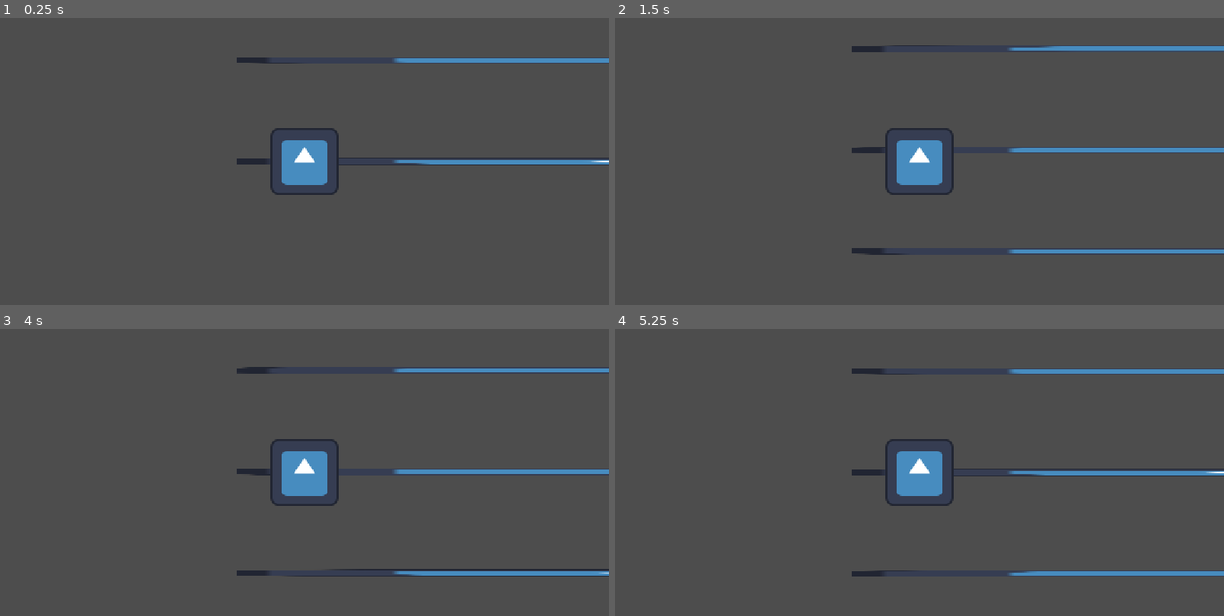
Above: before the commit, frames 1-4 (two rows, left to right).
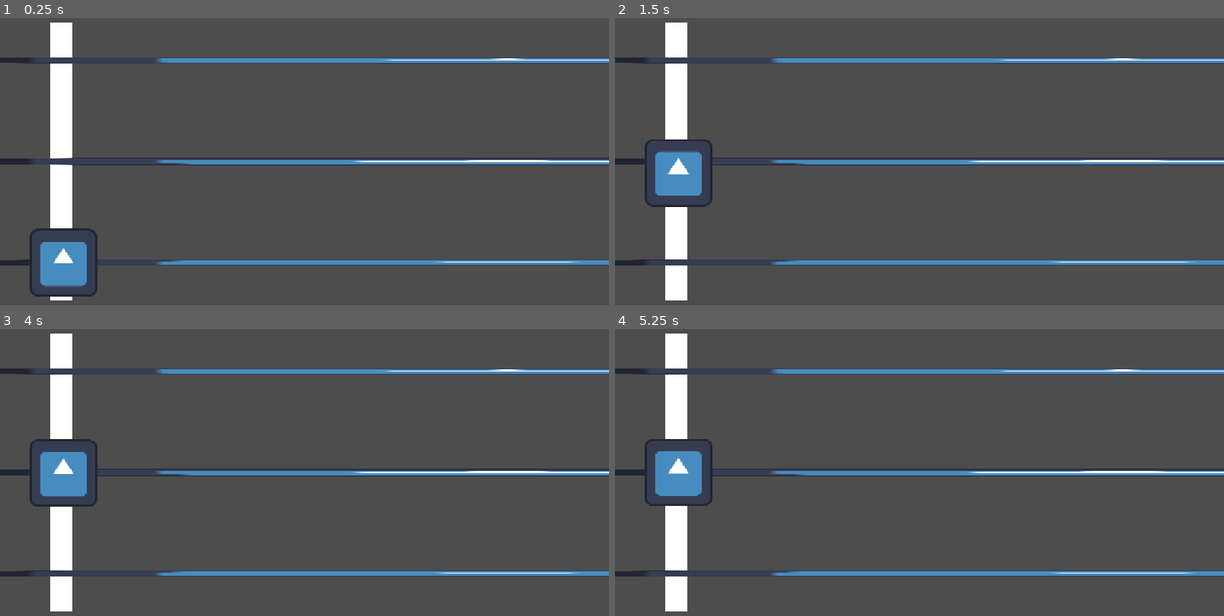
Above: after the commit, the same moments.

Repository: RenattoPadilha/Carnival-Rhythm
Game: Godot game, scene res://Assets/Scenes/Test/PlayerTest.tscn
Same seed, same stepped clock (60 frames per second), same inputs: the game is played once before the commit and once after it. This scene is started directly instead of the project's main scene. The engine's default icon, where the game draws it, is replaced by a stand-in: a white triangle on a blue panel in a dark square. Sound files missing from this copy of the repository are replaced by a short silence.
Inputs:
- Up to frame 1 (0.25 s): no input
- Up to frame 2 (1.5 s): tap Enter at 0.5 s; hold W (move_up) 0.53-1.28 s; tap Space at 1.25 s; hold S (move_down) from 1.28 s (still down)
- Up to frame 3 (4 s): release S (move_down) at 2.03 s; hold W (move_up) 2.03-3.53 s; tap Enter at 3.5 s; hold S (move_down) from 3.53 s (still down)
- Up to frame 4 (5.25 s): keep holding S (move_down); tap Space at 5 s

The runs differ from the first frame. In frame 1, 8.6% of the frame differs, in the area x 0-100%, y 1-99%; in frame 2, 12%; in frame 3, 9.4%; in frame 4, 8.2%.

Commit message:
Implement note Prefab

Diff:
--- a/Assets/Autoload/Conductor.gd
+++ b/Assets/Autoload/Conductor.gd
@@ -36,10 +36,8 @@
 	if curr_beat_int > last_reported_beat:
 		last_reported_beat = curr_beat_int
 		beat_emitted.emit(last_reported_beat)
-		print("beat novo")
 		if last_reported_beat % measures == 0:
 			measure_emitted.emit(last_reported_beat/measures)
-			print("measure novo")
 
 func play_from_start():
 	song_position = 0.0
--- a/Assets/Prefabs/Characters/player.tscn
+++ b/Assets/Prefabs/Characters/player.tscn
@@ -3,7 +3,7 @@
 [ext_resource type="Texture2D" uid="uid://c75jrp57x4wfs" path="res://icon.svg" id="1_anmmc"]
 [ext_resource type="Script" uid="uid://de1d74s4cy2ay" path="res://Assets/Scripts/player.gd" id="1_hvy1d"]
 [ext_resource type="Script" uid="uid://ctvj1wcykqexw" path="res://Assets/Scripts/PlayerHealth.gd" id="2_202x8"]
-[ext_resource type="Script" uid="uid://cnrog210g10es" path="res://Assets/Prefabs/Characters/PlayerMovement.gd" id="4_2d7px"]
+[ext_resource type="Script" path="res://Assets/Scripts/PlayerMovement.gd" id="4_2d7px"]
 
 [sub_resource type="RectangleShape2D" id="RectangleShape2D_202x8"]
 size = Vector2(112, 112)
--- /dev/null
+++ b/Assets/Prefabs/Notes/Note-1.tscn
@@ -0,0 +1,19 @@
+[gd_scene load_steps=3 format=3 uid="uid://brbokqlsi8jca"]
+
+[ext_resource type="Texture2D" uid="uid://own3fwca2kme" path="res://Assets/pngtree-a-black-pixelated-musical-note-icon-in-retro-8-bit-style-vector-png-image_15997624.png" id="1_fdvlv"]
+[ext_resource type="Script" uid="uid://fxa1ej4wdoex" path="res://Assets/Scripts/Note.gd" id="1_y380j"]
+
+[node name="Note1" type="Node2D"]
+script = ExtResource("1_y380j")
+
+[node name="Sprite2D" type="Sprite2D" parent="."]
+scale = Vector2(0.5, 0.5)
+texture = ExtResource("1_fdvlv")
+
+[node name="Label" type="Label" parent="."]
+offset_left = -112.0
+offset_top = -64.0
+offset_right = -72.0
+offset_bottom = -41.0
+
+[node name="VisibleOnScreenNotifier2D" type="VisibleOnScreenNotifier2D" parent="."]
--- a/Assets/Scenes/Test/PlayerTest.tscn
+++ b/Assets/Scenes/Test/PlayerTest.tscn
@@ -7,7 +7,19 @@
 
 [node name="PlayerTest" type="Node2D"]
 
+[node name="Marker2D" type="Marker2D" parent="."]
+position = Vector2(-200, -192)
+scale = Vector2(1, 13.2)
+
+[node name="ColorRect" type="ColorRect" parent="."]
+offset_left = -216.0
+offset_top = -264.0
+offset_right = -176.0
+offset_bottom = -224.0
+scale = Vector2(1, 13.2)
+
 [node name="Lines" type="Node2D" parent="."]
+position = Vector2(-184, 0)
 
 [node name="Sprite2D3" type="Sprite2D" parent="Lines"]
 position = Vector2(832, 192)
@@ -25,8 +37,10 @@
 texture = ExtResource("2_ugxin")
 
 [node name="Player" parent="." instance=ExtResource("1_y8avt")]
+position = Vector2(-192, 0)
 
-[node name="Camera2D" type="Camera2D" parent="Player"]
+[node name="Camera2D" type="Camera2D" parent="."]
+position = Vector2(264, 0)
 
 [node name="Node2D" type="Node2D" parent="."]
 script = ExtResource("3_2nn5y")
--- /dev/null
+++ b/Assets/Scripts/Note.gd
@@ -0,0 +1,41 @@
+extends Node2D
+
+#Spawner Config
+var target_time: float = 0.0 # O segundo exato que ela deve ser tocada
+var spawn_time: float = 0.0  # Quando ela foi criada
+var dist_to_target: float = 0.0 # Distância em pixels até a linha de acerto
+var start_x: float = 0.0     # Onde ela nasceu (Y)
+var end_x: float = 0.0       # Onde é a linha de acerto (Y)
+var speed: float = 0.0       # Pixels por segundo
+var was_hit: bool = false
+
+func setup(t_time: float, t_spawn: float, p_start: Vector2, p_end: Vector2, p_speed: float):
+
+	target_time = t_time
+	spawn_time = t_spawn
+	start_x = p_start.x
+	end_x = p_end.x
+	speed = p_speed
+
+	global_position = p_start
+
+func _process(_delta):
+	if was_hit:
+		return
+
+	#Calc new X position
+	var time = Conductor.song_position
+	var time_diff = target_time - time
+	var new_x = end_x - (time_diff * speed)
+	position.x = new_x
+
+	if time > target_time + 0.2:
+		_on_miss()
+	$Label.text = str(snapped(target_time - Conductor.song_position, 0.01))
+
+func destroy_on_hit():
+	was_hit = true
+	queue_free()
+
+func _on_miss():
+	queue_free()
Not shown, added: Assets/Scripts/Note.gd.uid
Renamed: Assets/Prefabs/Characters/PlayerMovement.gd -> Assets/Scripts/PlayerMovement.gd
Renamed: Assets/Prefabs/Characters/PlayerMovement.gd.uid -> Assets/Scripts/PlayerMovement.gd.uid
